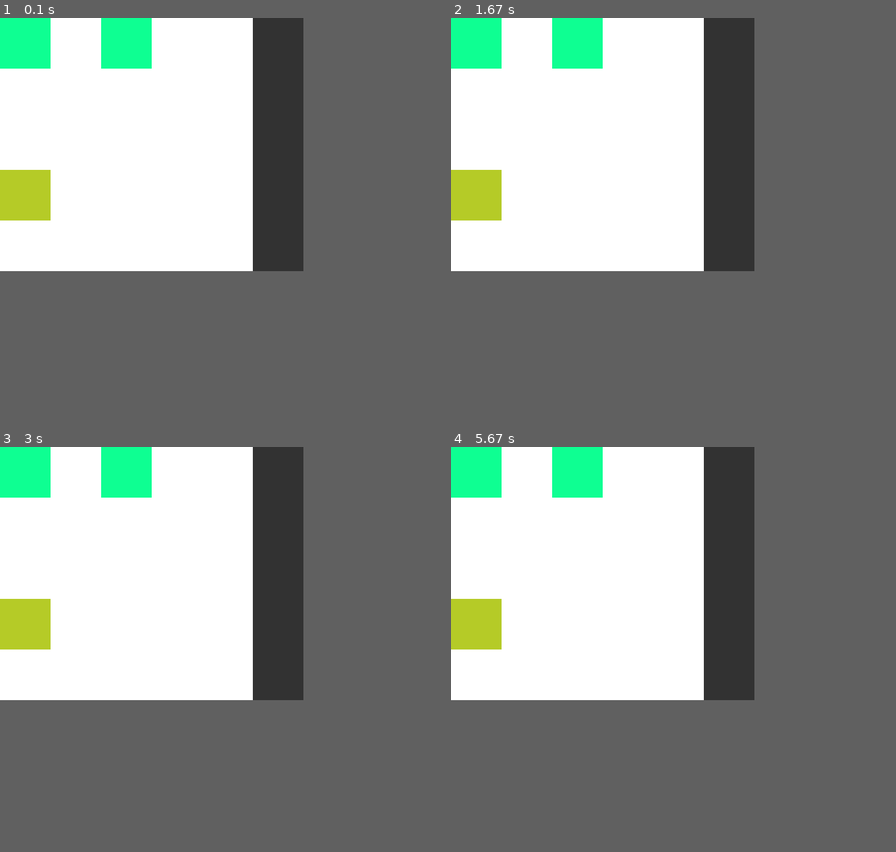
Above: before the commit, frames 1-4 (two rows, left to right).
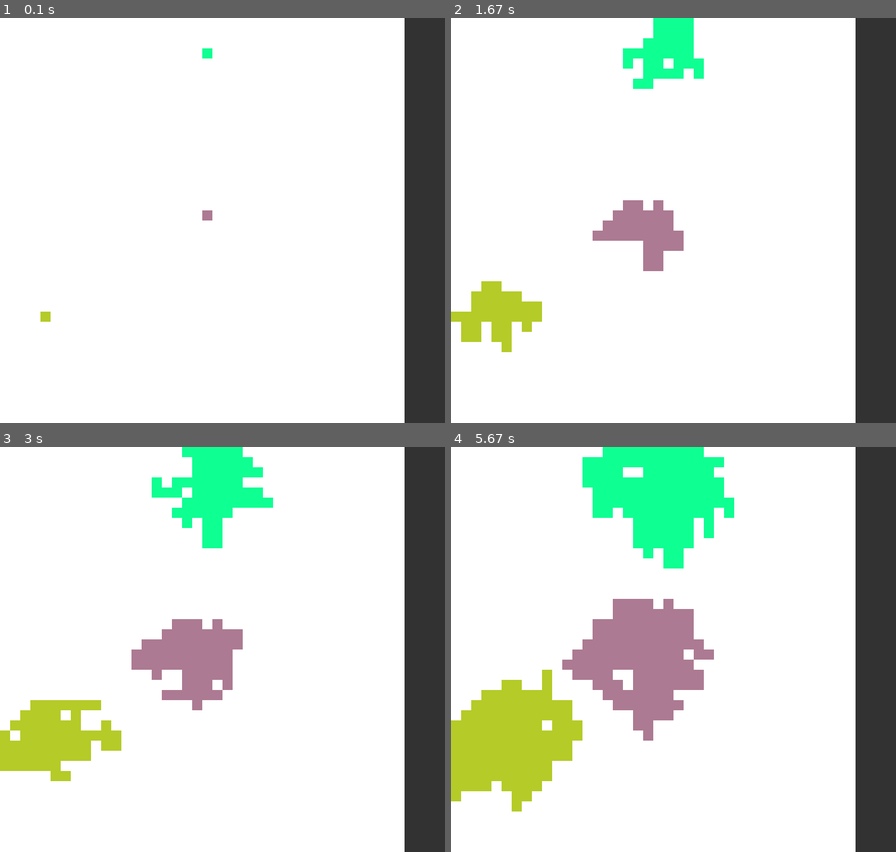
Above: after the commit, the same moments.

Repository: Daniel908009/Pixel-Strategy-Pygame
Game: pygame game, started from main.py
Two runs of this game, one before a commit and one after it. Both use one fixed random seed, a clock stepped at 60 frames per second and the inputs below.
Inputs:
- Up to frame 1 (0.1 s): no input
- Up to frame 2 (1.67 s): no input
- Up to frame 3 (3 s): no input
- Up to frame 4 (5.67 s): no input
In our replay, the window is 600x500 before the commit and 880x800 after it. These sizes can differ from the game's own. Grey fills any space a smaller window leaves; there, only what the larger window draws over its background counts as a difference.

The runs differ from the first frame. In frame 1, 21% of the frame differs, in the area x 0-100%, y 0-100%; in frame 2, 26%; in frame 3, 30%; in frame 4, 38%.

Commit message:
Peacefull logic is now done, control window is now also scalable.

Diff:
--- a/main.py
+++ b/main.py
@@ -1,13 +1,13 @@
 import pygame
 import random
+import time
 
 
 pygame.init()
 
 # map logic and free tiles logic
-map_size = 5
-pixel_size = 100
-controlwindowsize = pixel_size
+map_size = 40
+pixel_size = 20
 map = []
 map_free_tiles = map_size*map_size
 map_occupied_tiles = []
@@ -21,14 +21,14 @@
 
 
 # Screen setings
-screen = pygame.display.set_mode((map_size*pixel_size+controlwindowsize, map_size*pixel_size))
+screen = pygame.display.set_mode((map_size*pixel_size+map_size*pixel_size/10, map_size*pixel_size))
 pygame.display.set_caption("Pixel Strategy")
 pygame.display.set_icon(pygame.image.load("Pixel_strategy/strategy.png"))
-
+controlwindowsize = map_size*pixel_size/10
 
 # creating players and setting their initial position
 players = []
-num_players = 2
+num_players = 3
 for i in range(num_players):
     playercoords1 = (random.randint(0, map_size-1), random.randint(0, map_size-1))
     map_occupied_tiles.append((playercoords1 ))
@@ -47,7 +47,28 @@
 
 # expansion logic function, finds free tiles around all the player controled ones
 def expandsion_initial():
-    pass
+    global map_free_tiles, map_occupied_tiles, index_version_of_free_tiles
+    potential_tiles = []
+    free_potential_tiles = []
+    for i in range(num_players):
+        for j in range(len(players[i]["coordinates"])):
+            potential_tiles.append((players[i]["coordinates"][j][0]+1, players[i]["coordinates"][j][1]))
+            potential_tiles.append((players[i]["coordinates"][j][0]-1, players[i]["coordinates"][j][1]))
+            potential_tiles.append((players[i]["coordinates"][j][0], players[i]["coordinates"][j][1]+1))
+            potential_tiles.append((players[i]["coordinates"][j][0], players[i]["coordinates"][j][1]-1))
+        list1 = potential_tiles
+        list2 = index_version_of_free_tiles
+        free_potential_tiles = [value for value in list1 if value in list2]
+        try:
+            random_tile = random.choice(free_potential_tiles)
+            map_free_tiles -= 1
+            index_version_of_free_tiles.remove(random_tile)
+            players[i]["coordinates"].append(random_tile)
+            free_potential_tiles.clear()
+            potential_tiles.clear()
+        except IndexError:
+            pass
+
 
 
 # removing occupied tiles from free tiles
@@ -58,12 +79,19 @@
         map_occupied_tiles.append(players[i]["coordinates"][0])
         index_version_of_free_tiles.remove(players[i]["coordinates"][0])
 
+# battle logic function, decides how the war will go
+def battle_logic():
+    pass
+
+def diplomacy_logic():
+    pass
+
+
 
 running = True
 initial_check = True
 
-#here for testing purposes
-players[0]["coordinates"].append((0, 0))
+
 
 # Main loop
 while running:
@@ -114,9 +142,13 @@
 
 
     # peacefull expansion logic
-    expandsion_initial()
+    if map_free_tiles > 0:
+        expandsion_initial()
+    else:
+        diplomacy_logic()
+        battle_logic()
 
-
+    time.sleep(0.05)
 
     pygame.display.update()
 
